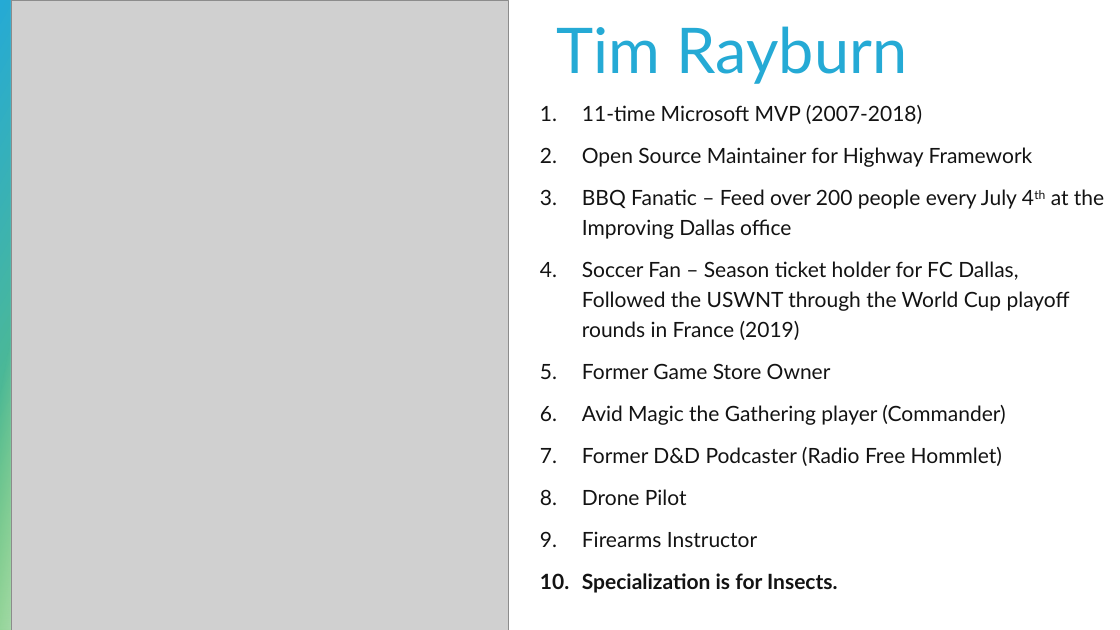
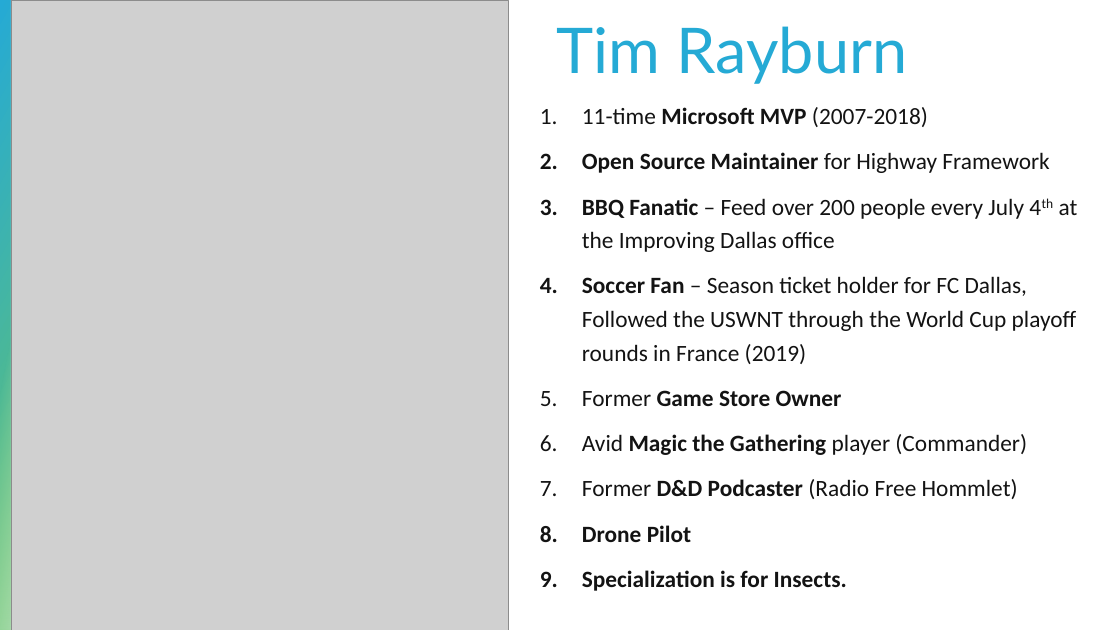
Before and after one commit to trayburn/presentation-mcp, a slide deck: slide 3 of MCP_Servers_Presentation.pptx (slide 2 before the commit). Drawn at 1120x630 pixels with LibreOffice and Linux fonts; fonts in the diff are those of the drawing; grey boxes stand for pictures. Boxes give left, top, right and bottom in pixels: in the first picture for what was removed or moved away, otherwise in the second. Text is boxed around its words. In the diff, an @@ line names an element or a change of style, - is before the commit and + after.

```diff
--- a/MCP_Servers_Presentation.pptx
+++ b/MCP_Servers_Presentation.pptx
@@ text "11-time Microsoft MVP (2007-2018)" at box(582, 107, 1078, 591): size 18 to 20 pt, font Lato to Calibri; bold on in "Microsoft MVP", "Open Source Maintainer", "BBQ Fanatic", "Soccer Fan" and 4 more places @@
@@ text at box(582, 532, 757, 547): paragraph removed @@
-9. Firearms Instructor
```
Also in this commit, not shown: 2 other slides changed, 14 slides added, 8 slides removed.
